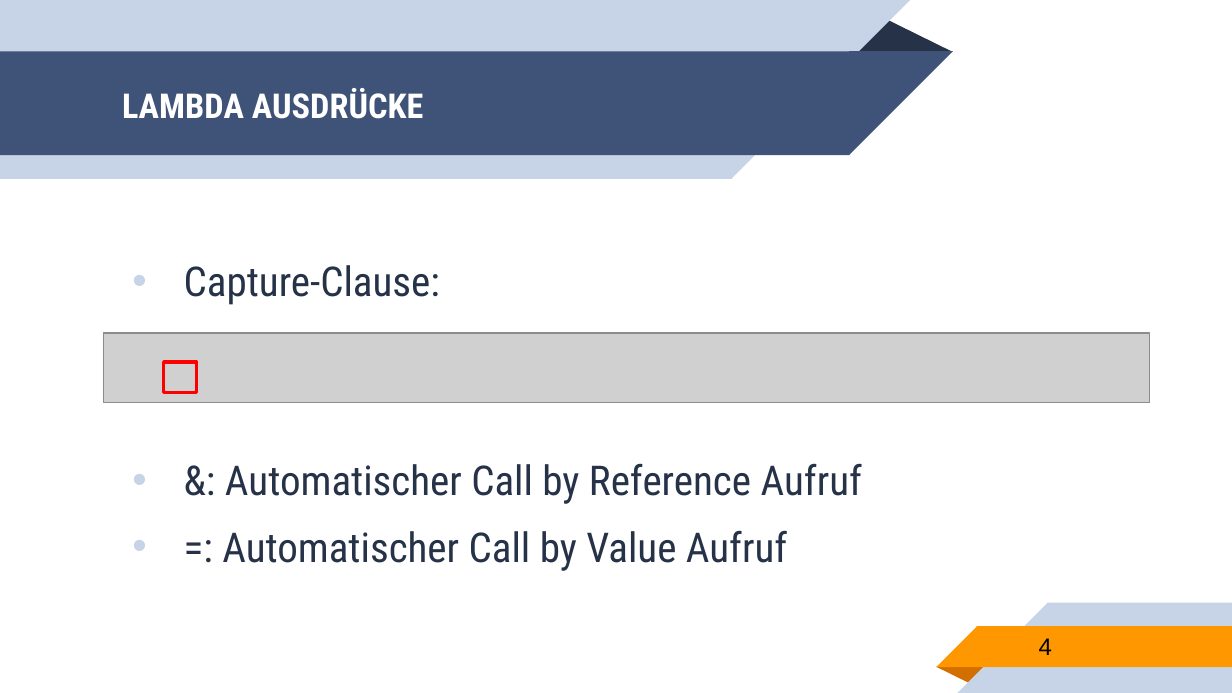
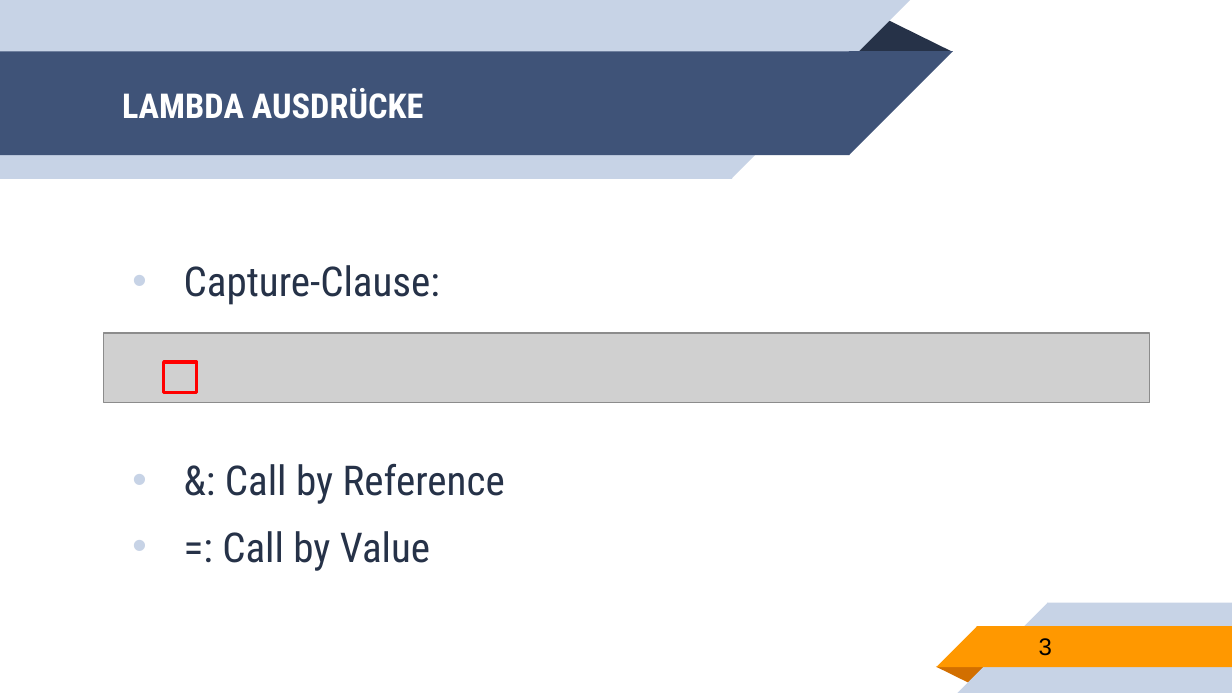
Before and after one commit to franneck94/UdemyCpp, a slide deck: slide 3 of lectures/LambdaExpressions.pptx (slide 4 before the commit). Drawn at 1232x693 pixels with LibreOffice and Linux fonts; fonts in the diff are those of the drawing; grey boxes stand for pictures. Boxes give left, top, right and bottom in pixels: in the first picture for what was removed or moved away, otherwise in the second. Text is boxed around its words. In the diff, an @@ line names an element or a change of style, - is before the commit and + after.

```diff
--- a/lectures/LambdaExpressions.pptx
+++ b/lectures/LambdaExpressions.pptx
@@ text at bbox=[222, 463, 505, 571]: text changed @@
-• &: Automatischer Call by Reference Aufruf
-• =: Automatischer Call by Value Aufruf
+• &: Call by Reference
+• =: Call by Value
@@ page number at bbox=[1039, 638, 1052, 656]: text changed @@
-4
+3
```
Also in this commit, not shown: 3 other slides changed, 1 slide removed, 1 other file.
